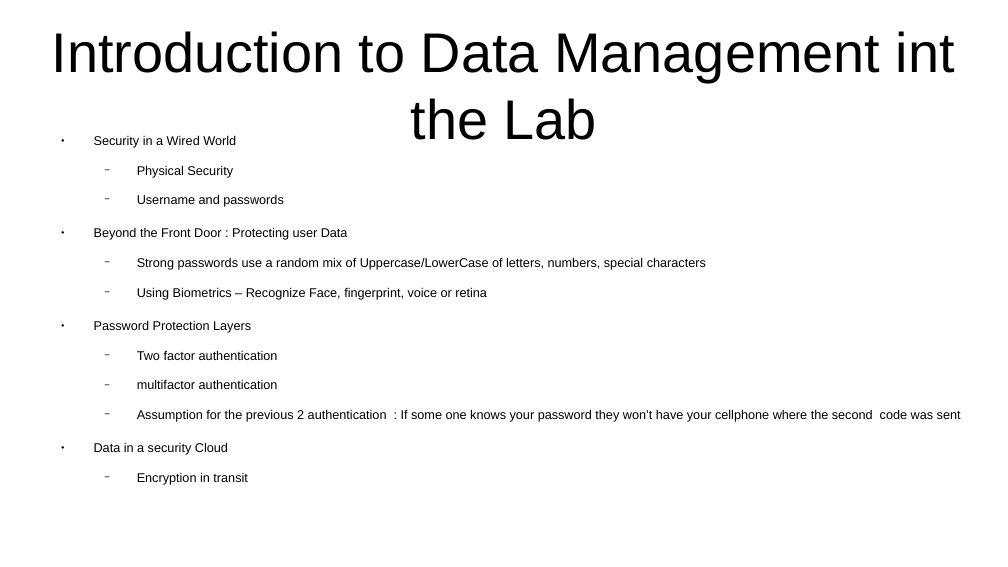
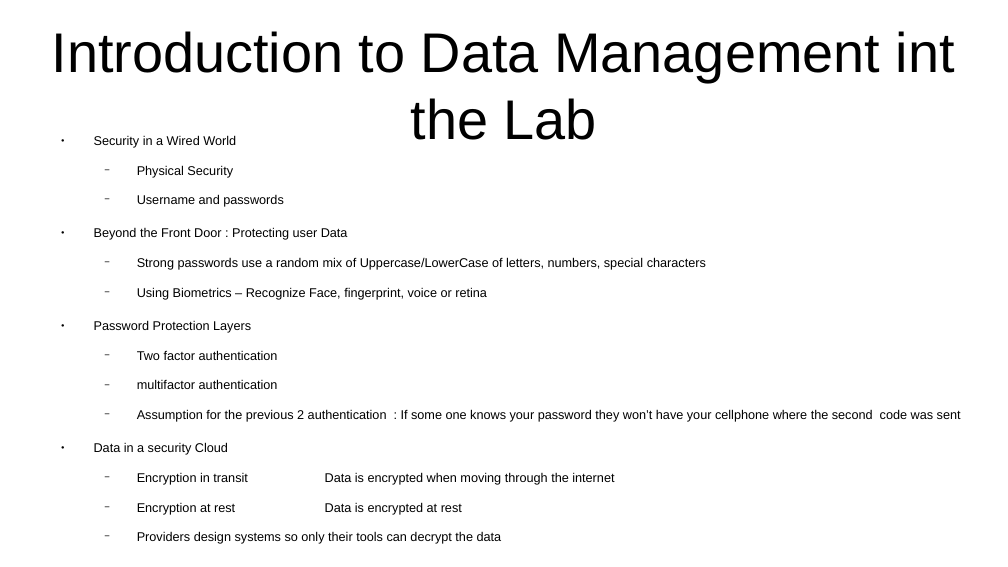
Before and after one commit to CharlesStockman/notesFromCourses, a slide deck: slide 72 of ibm/IBM -- Introduction to the Cloud.odp (slide 74 before the commit). Drawn at 1008x567 pixels with LibreOffice and Linux fonts; fonts in the diff are those of the drawing. Boxes give left, top, right and bottom in pixels: in the first picture for what was removed or moved away, otherwise in the second. Text is boxed around its words. In the diff, an @@ line names an element or a change of style, - is before the commit and + after.

```diff
--- a/ibm/IBM -- Introduction to the Cloud.odp
+++ b/ibm/IBM -- Introduction to the Cloud.odp
@@ text at [137, 472, 614, 544]: text changed @@
-  − Encryption in transit
+  − Encryption in transit Data is encrypted when moving through the internet
+  − Encryption at rest Data is encrypted at rest
+  − Providers design systems so only their tools can decrypt the data
```
Also in this commit, not shown: 6 other slides changed, 15 slides added, 2 slides removed.
